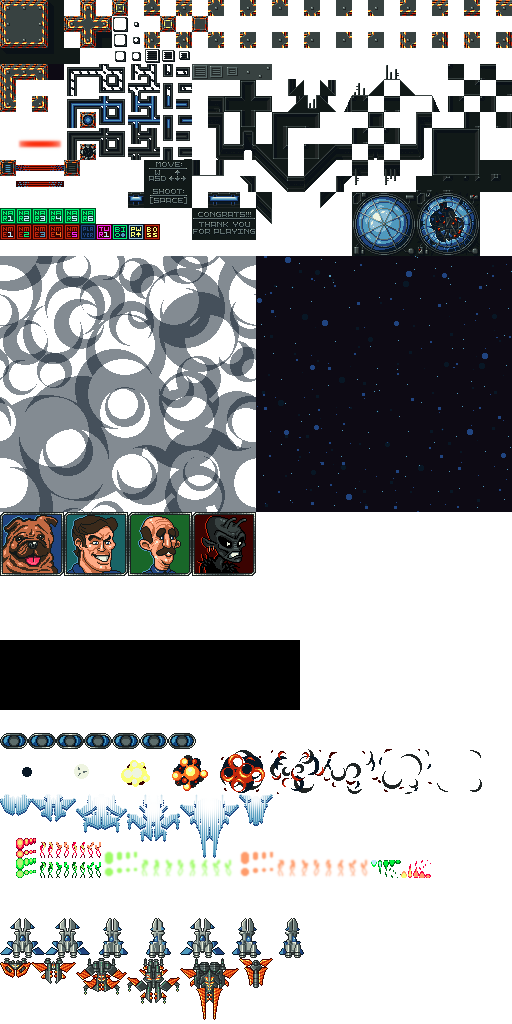
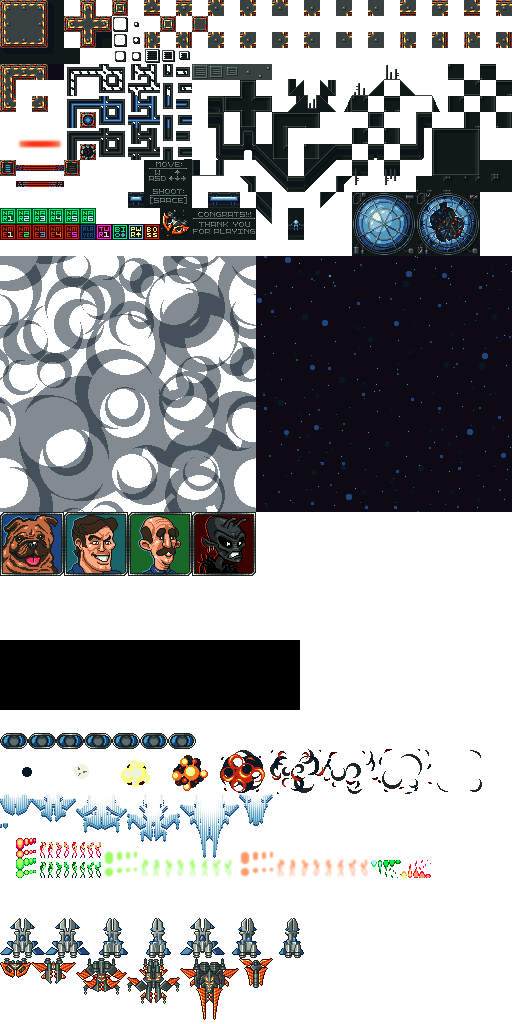
Two versions of the same layered image (512px x 1024px). Layer-by-layer changes:
painted on "ORIGINAL 2" over [0, 208, 304, 829]
